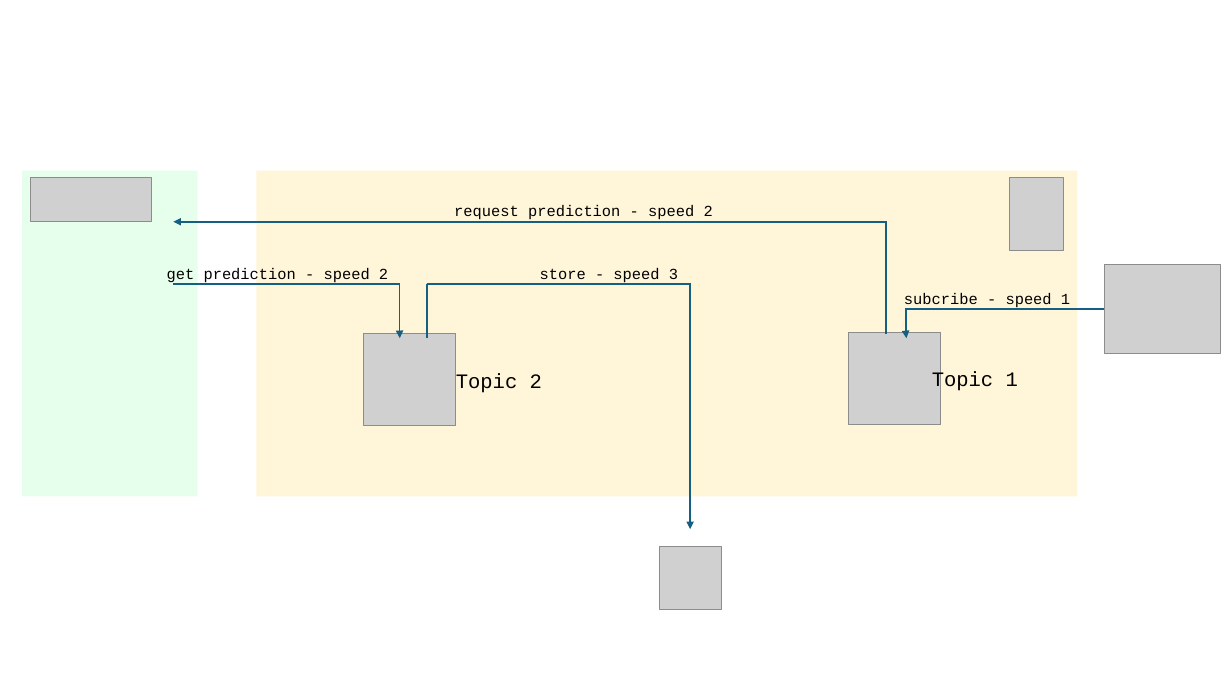
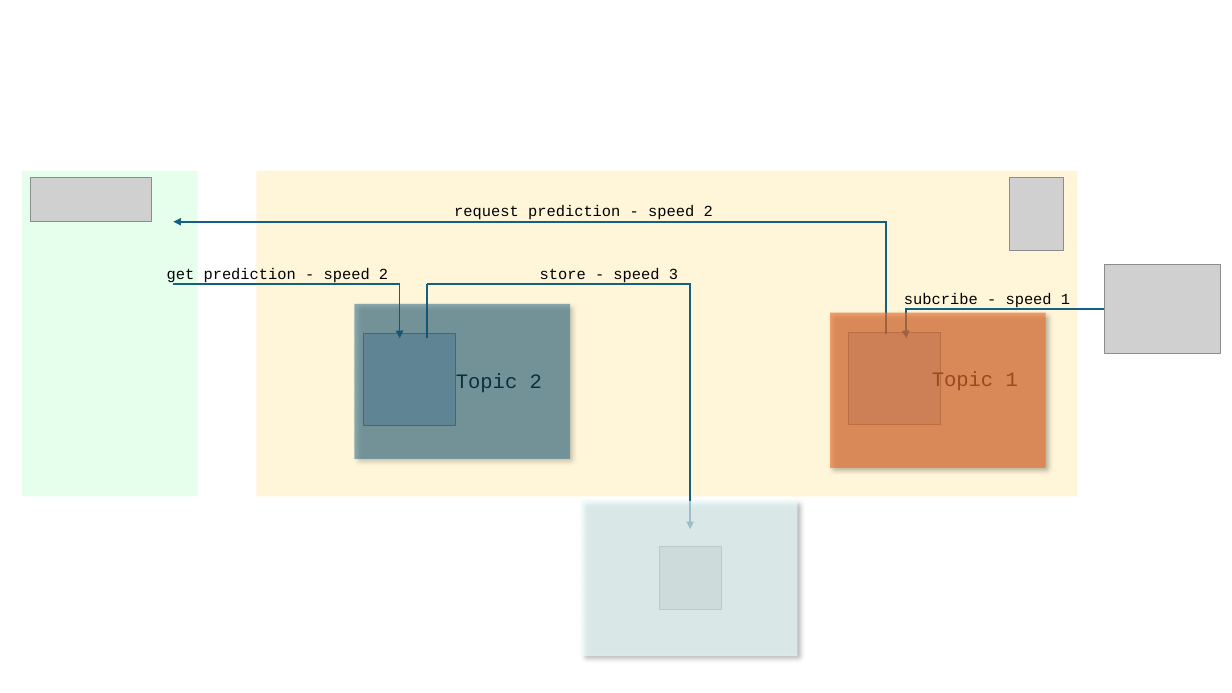
Before and after one commit to 40tude/fraud_detection, a slide deck: slide 3 of assets/drawings.pptx. Drawn at 1232x693 pixels with LibreOffice and Linux fonts; fonts in the diff are those of the drawing; grey boxes stand for pictures. Boxes give left, top, right and bottom in pixels: in the first picture for what was removed or moved away, otherwise in the second. Text is boxed around its words. In the diff, an @@ line names an element or a change of style, - is before the commit and + after.

```diff
--- a/assets/drawings.pptx
+++ b/assets/drawings.pptx
@@ rectangle added at (x1=355, y1=304, x2=570, y2=459), fill #156082 at 49% opacity @@
@@ rectangle added at (x1=830, y1=312, x2=1045, y2=468), fill #E97132 at 65% opacity @@
@@ rectangle added at (x1=582, y1=501, x2=798, y2=656), fill #E9FFFE at 65% opacity @@
```
Also in this commit, not shown: 1 slide added.
